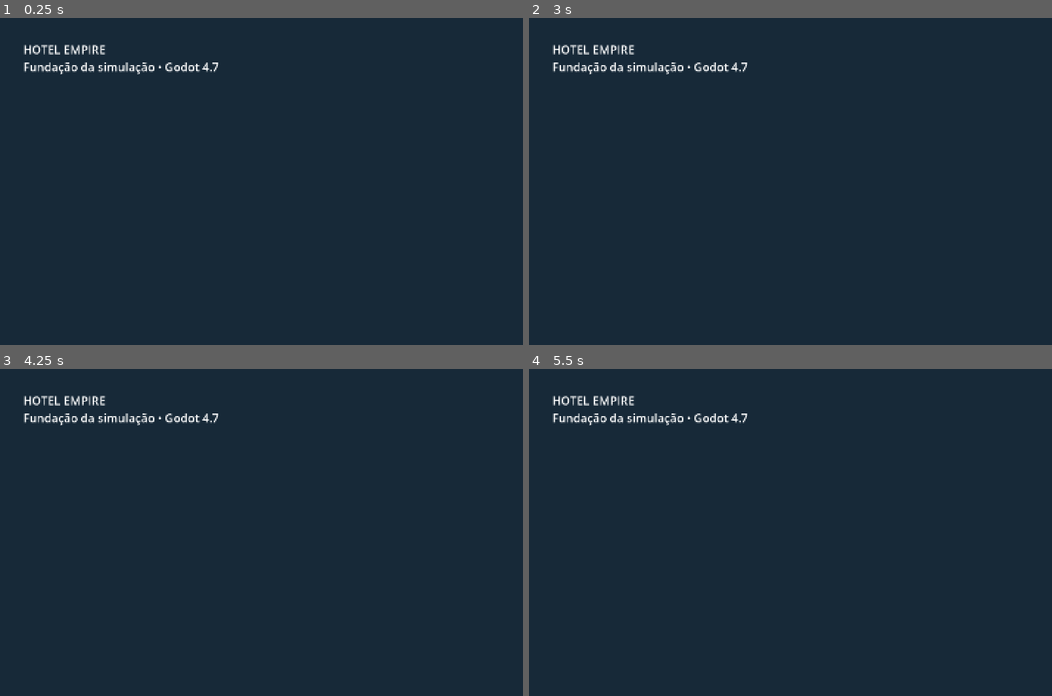
Above: before the commit, frames 1-4 (two rows, left to right).
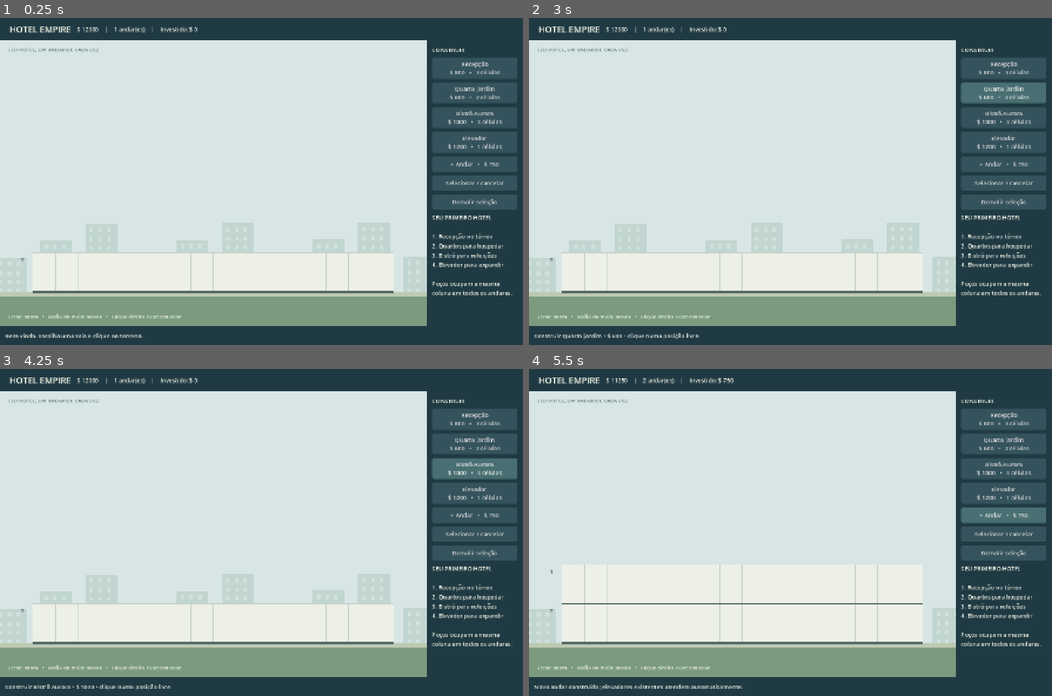
Above: after the commit, the same moments.

Repository: GHPXD/Hotel-Empire
Game: Godot game, scene res://core/game/main.tscn
The game is run twice, just before and just after one commit, with the same random seed, the same clock (stepped at 60 frames per second) and the same inputs.
Inputs (mouse positions are in pixels of both pictures, inside the frame that each line leads up to):
- Up to frame 1 (0.25 s): no input
- Up to frame 2 (3 s): click (1004, 181) at 0.5 s, where only the run after the commit has a clickable "Selecionar / cancelar"; click (1004, 201) at 1.25 s, where only the run after the commit has a clickable "Demolir seleção"; click (1004, 67) at 2 s, where only the run after the commit has a clickable "Recepção $ 800 • 3 células"; click (1004, 93) at 2.75 s, where only the run after the commit has a clickable "Quarto jardim $ 600 • 2 célul…"
- Up to frame 3 (4.25 s): click (475, 467) at 3.5 s, where only the run after the commit has a clickable "Bistrô Aurora $ 1000 • 3 célu…"
- Up to frame 4 (5.5 s): click (1004, 493) at 4.25 s, where only the run after the commit has a clickable "Elevador $ 1200 • 1 células"; click (1004, 516) at 5 s, where only the run after the commit has a clickable "+ Andar • $ 750"

The runs differ from the first frame. In frame 1, 79% of the frame differs, in the area x 0-99%, y 2-99%; in frame 2, 79%; in frame 3, 79%; in frame 4, 80%.

Commit message:
feat: add validated hotel construction and interactive viewport

Diff:
--- a/core/game/main.gd
+++ b/core/game/main.gd
@@ -1,8 +1,67 @@
 extends Node
 
+var economy := HotelEconomy.new()
+var hotel := HotelModel.new(economy)
+var view: HotelView
+var hud: HotelHUD
+var selection: int = -1
+
 func _ready() -> void:
-	var label := Label.new()
-	label.text = "HOTEL EMPIRE\nFundação da simulação • Godot 4.7"
-	label.position = Vector2(64, 64)
-	label.add_theme_font_size_override("font_size", 32)
-	add_child(label)
+	hud = HotelHUD.new()
+	add_child(hud)
+	view = HotelView.new()
+	view.hotel = hotel
+	hud.world_slot.add_child(view)
+	view.set_anchors_and_offsets_preset(Control.PRESET_FULL_RECT)
+	view.cell_clicked.connect(_on_cell_clicked)
+	view.cancelled.connect(_cancel)
+	hud.build_requested.connect(_on_build_requested)
+	hud.floor_requested.connect(_add_floor)
+	hud.cancel_requested.connect(_cancel)
+	hud.demolish_requested.connect(_demolish)
+	hotel.changed.connect(_refresh)
+	_refresh()
+
+func _unhandled_input(event: InputEvent) -> void:
+	if event.is_action_pressed("ui_cancel"):
+		_cancel()
+
+func _on_build_requested(definition: RoomDefinition) -> void:
+	view.blueprint = definition
+	hud.message.text = "Construir %s • $ %d • clique numa posição livre." % [definition.display_name, definition.build_cost]
+	view.queue_redraw()
+
+func _on_cell_clicked(column: int, floor_index: int) -> void:
+	if view.blueprint != null:
+		var error := hotel.build_error(view.blueprint, column, floor_index)
+		if not error.is_empty():
+			hud.message.text = error
+			return
+		var room := hotel.build(view.blueprint, column, floor_index)
+		selection = room.id
+		hud.message.text = "%s construído. Continue construindo ou pressione Esc." % room.definition().display_name
+	else:
+		var room := hotel.room_at(column, floor_index)
+		selection = -1 if room == null else room.id
+	_refresh()
+
+func _add_floor() -> void:
+	var error := hotel.add_floor()
+	hud.message.text = "Novo andar construído; elevadores existentes atendem automaticamente." if error.is_empty() else error
+
+func _demolish() -> void:
+	var error := hotel.demolish(selection)
+	hud.message.text = "Sala demolida. Não há reembolso." if error.is_empty() else error
+	if error.is_empty():
+		selection = -1
+	_refresh()
+
+func _cancel() -> void:
+	view.blueprint = null
+	hud.message.text = "Modo de seleção. Clique numa sala para inspecionar."
+	view.queue_redraw()
+
+func _refresh() -> void:
+	view.selected = selection
+	view.queue_redraw()
+	hud.refresh(hotel, hotel.by_id(selection))
--- /dev/null
+++ b/hotel/construction/hotel_view.gd
@@ -0,0 +1,128 @@
+class_name HotelView
+extends Control
+## Original procedural placeholders. This view never changes simulation data.
+
+signal cell_clicked(column: int, floor_index: int)
+signal cancelled
+
+const CELL: float = 62.0
+const FLOOR_HEIGHT: float = 108.0
+var hotel: HotelModel
+var selected: int = -1
+var blueprint: RoomDefinition
+var zoom_factor: float = 1.0
+var pan: Vector2 = Vector2.ZERO
+var pointer: Vector2 = Vector2(-1000, -1000)
+var drag: bool = false
+var hovered_cell := Vector2i(-1, -1)
+
+func origin() -> Vector2:
+	return Vector2((size.x - HotelModel.COLUMNS * CELL * zoom_factor) / 2.0, size.y - 95) + pan
+
+func world_to_screen(point: Vector2) -> Vector2:
+	return origin() + point * zoom_factor
+
+func cell_at(point: Vector2) -> Vector2i:
+	var local: Vector2 = (point - origin()) / zoom_factor
+	return Vector2i(floori(local.x / CELL), floori(-local.y / FLOOR_HEIGHT))
+
+func room_rect(column: int, floor_index: int, width: int = 1) -> Rect2:
+	return Rect2(world_to_screen(Vector2(column * CELL, -(floor_index + 1) * FLOOR_HEIGHT)), Vector2(width * CELL, FLOOR_HEIGHT) * zoom_factor)
+
+func _ready() -> void:
+	clip_contents = true
+	mouse_filter = Control.MOUSE_FILTER_STOP
+	resized.connect(queue_redraw)
+
+func _gui_input(event: InputEvent) -> void:
+	if event is InputEventMouseMotion:
+		pointer = event.position
+		if drag:
+			pan += event.relative
+		hovered_cell = cell_at(pointer)
+		queue_redraw()
+	if event is InputEventMouseButton:
+		pointer = event.position
+		if event.button_index == MOUSE_BUTTON_MIDDLE:
+			drag = event.pressed
+		if not event.pressed:
+			return
+		if event.button_index == MOUSE_BUTTON_LEFT:
+			var cell := cell_at(pointer)
+			cell_clicked.emit(cell.x, cell.y)
+		elif event.button_index == MOUSE_BUTTON_RIGHT:
+			cancelled.emit()
+		elif event.button_index in [MOUSE_BUTTON_WHEEL_UP, MOUSE_BUTTON_WHEEL_DOWN]:
+			var previous: Vector2 = (pointer - origin()) / zoom_factor
+			zoom_factor = clampf(zoom_factor * (1.1 if event.button_index == MOUSE_BUTTON_WHEEL_UP else 1.0 / 1.1), 0.35, 1.8)
+			pan += pointer - world_to_screen(previous)
+			queue_redraw()
+
+func _draw() -> void:
+	draw_rect(Rect2(Vector2.ZERO, size), Color("d7e6e4"))
+	_draw_skyline()
+	if hotel == null:
+		return
+	var ground: Vector2 = origin()
+	draw_rect(Rect2(Vector2(0, ground.y + 8), Vector2(size.x, maxf(0, size.y - ground.y))), Color("7b9a7e"))
+	draw_line(Vector2(0, ground.y + 6), Vector2(size.x, ground.y + 6), Color("bdc9b2"), 12)
+	for level in hotel.floors:
+		var floor_rect := room_rect(0, level, HotelModel.COLUMNS)
+		draw_rect(floor_rect, Color("edf0e7"))
+		for column in HotelModel.COLUMNS:
+			draw_rect(room_rect(column, level), Color("c7d3cc"), false, 1)
+		draw_line(floor_rect.end, Vector2(floor_rect.position.x, floor_rect.end.y), Color("576b68"), 5 * zoom_factor)
+		_text(floor_rect.position + Vector2(-35, 25), "T" if level == 0 else str(level), Color("455d5c"), 16)
+	for room in hotel.rooms:
+		_draw_room(room)
+	if blueprint != null:
+		var cell := cell_at(pointer)
+		var valid: bool = hotel.build_error(blueprint, cell.x, cell.y).is_empty()
+		var preview := room_rect(cell.x, cell.y, blueprint.width)
+		var tint := Color(0.1, 0.65, 0.36, 0.45) if valid else Color(0.9, 0.22, 0.2, 0.5)
+		draw_rect(preview, tint)
+		draw_rect(preview, tint.lightened(0.2), false, 3)
+		_text(preview.position + Vector2(8, 22), "+" if valid else "×", Color.WHITE, 20)
+	_text(Vector2(22, 30), "SEU HOTEL, UM ANDAR DE CADA VEZ", Color("55716e"), 14)
+	_text(Vector2(22, size.y - 22), "Scroll: zoom   •   Botão do meio: mover   •   Clique direito / Esc: cancelar", Color("f1f5e9"), 14)
+
+func _draw_skyline() -> void:
+	for index in 12:
+		var height: float = 100.0 + float((index * 47) % 140)
+		var rectangle := Rect2(index * 125.0 - 15.0, size.y - height - 90, 88, height)
+		draw_rect(rectangle, Color("c1d5d1"))
+		for row in int(height / 25):
+			for col in 3:
+				draw_rect(Rect2(rectangle.position + Vector2(12 + col * 24, 12 + row * 25), Vector2(10, 12)), Color("d1e0d9"))
+
+func _draw_room(room: RoomState) -> void:
+	var definition := room.definition()
+	var rectangle := room_rect(room.column, room.floor_index, definition.width).grow(-3 * zoom_factor)
+	if definition.category == &"transport":
+		rectangle = room_rect(room.column, hotel.floors - 1, 1)
+		rectangle.size.y = hotel.floors * FLOOR_HEIGHT * zoom_factor
+		draw_rect(rectangle.grow(-3), Color("788691"))
+		for level in hotel.floors:
+			var door := room_rect(room.column, level).grow(-12 * zoom_factor)
+			draw_rect(door, Color("aebdc5"))
+			draw_line(door.get_center() - Vector2(0, door.size.y / 2), door.get_center() + Vector2(0, door.size.y / 2), Color("566773"), 2)
+	else:
+		draw_rect(rectangle, definition.color.lightened(0.35))
+		draw_rect(Rect2(rectangle.position, Vector2(rectangle.size.x, 26 * zoom_factor)), definition.color.darkened(0.25))
+		var base: Vector2 = rectangle.position + Vector2(14, 48) * zoom_factor
+		if definition.category == &"lodging":
+			draw_rect(Rect2(base, Vector2(65, 32) * zoom_factor), Color("fff7de"))
+			draw_rect(Rect2(base + Vector2(20, 0) * zoom_factor, Vector2(45, 32) * zoom_factor), definition.color)
+		elif definition.category == &"reception":
+			draw_rect(Rect2(base + Vector2(5, 10) * zoom_factor, Vector2(115, 25) * zoom_factor), Color("566c59"))
+			draw_circle(base + Vector2(55, 0) * zoom_factor, 9 * zoom_factor, Color("eed5b3"))
+		else:
+			for i in 3:
+				draw_circle(base + Vector2(22 + i * 48, 15) * zoom_factor, 15 * zoom_factor, Color("f8e6bc"))
+		if zoom_factor >= 0.65:
+			_text(rectangle.position + Vector2(7, 19) * zoom_factor, definition.display_name, Color.WHITE, int(13 * zoom_factor))
+	if room.id == selected:
+		draw_rect(rectangle, Color("f9cd69"), false, 4)
+
+func _text(at: Vector2, value: String, color: Color, font_size: int) -> void:
+	draw_string(ThemeDB.fallback_font, at, value, HORIZONTAL_ALIGNMENT_LEFT, -1, font_size, color)
--- /dev/null
+++ b/hotel/hotel/hotel_model.gd
@@ -0,0 +1,86 @@
+class_name HotelModel
+extends RefCounted
+
+signal changed
+
+const COLUMNS: int = 16
+const MAX_FLOORS: int = 40
+const FLOOR_COST: int = 750
+var floors: int = 1
+var next_room_id: int = 1
+var rooms: Array[RoomState] = []
+var economy: HotelEconomy
+
+func _init(wallet: HotelEconomy) -> void:
+	economy = wallet
+
+func room_at(column: int, floor_index: int) -> RoomState:
+	for room in rooms:
+		var definition := room.definition()
+		var same_floor: bool = room.floor_index == floor_index or definition.category == &"transport"
+		if same_floor and column >= room.column and column < room.column + definition.width:
+			return room
+	return null
+
+func by_id(room_id: int) -> RoomState:
+	for room in rooms:
+		if room.id == room_id:
+			return room
+	return null
+
+func build_error(definition: RoomDefinition, column: int, floor_index: int) -> String:
+	if definition == null:
+		return "Selecione uma construção."
+	if floor_index < 0 or floor_index >= floors:
+		return "Construa o andar primeiro."
+	if column < 0 or column + definition.width > COLUMNS:
+		return "Fora do terreno."
+	if definition.category == &"reception" and floor_index != 0:
+		return "A recepção precisa ficar no térreo."
+	if definition.category == &"transport":
+		for level in floors:
+			if room_at(column, level) != null:
+				return "O poço precisa estar livre em todos os andares."
+	else:
+		for cell in range(column, column + definition.width):
+			if room_at(cell, floor_index) != null:
+				return "Espaço ocupado."
+	if economy.cash < definition.build_cost:
+		return "Caixa insuficiente."
+	return ""
+
+func build(definition: RoomDefinition, column: int, floor_index: int, time: float = 0.0) -> RoomState:
+	if not build_error(definition, column, floor_index).is_empty():
+		return null
+	if not economy.purchase(definition.build_cost, "Construção: " + definition.display_name, time):
+		return null
+	var room := RoomState.new()
+	room.id = next_room_id
+	next_room_id += 1
+	room.definition_id = definition.id
+	room.column = column
+	room.floor_index = 0 if definition.category == &"transport" else floor_index
+	room.queue.capacity = definition.queue_capacity
+	rooms.append(room)
+	changed.emit()
+	return room
+
+func add_floor(time: float = 0.0) -> String:
+	if floors >= MAX_FLOORS:
+		return "Limite de 40 andares atingido."
+	if not economy.purchase(FLOOR_COST, "Novo andar", time):
+		return "Caixa insuficiente para o andar."
+	floors += 1
+	changed.emit()
+	return ""
+
+func demolish(room_id: int) -> String:
+	var room := by_id(room_id)
+	if room == null:
+		return "Selecione uma sala."
+	if room.busy():
+		return "Sala em uso. Aguarde a liberação."
+	# Vertical transport removal will be gated by the simulation while operating.
+	rooms.erase(room)
+	changed.emit()
+	return ""
--- /dev/null
+++ b/hotel/rooms/room_state.gd
@@ -0,0 +1,22 @@
+class_name RoomState
+extends RefCounted
+
+var id: int
+var definition_id: StringName
+var column: int
+var floor_index: int
+var occupant: int = -1
+var dirty: bool = false
+var cleaning_by: int = -1
+var users: Array[int] = []
+var queue := ServiceQueue.new()
+var income: int = 0
+
+func definition() -> RoomDefinition:
+	return HotelCatalog.room(definition_id)
+
+func center() -> float:
+	return float(column) + float(definition().width) / 2.0
+
+func busy() -> bool:
+	return occupant >= 0 or cleaning_by >= 0 or not users.is_empty() or not queue.members.is_empty()
--- /dev/null
+++ b/tests/construction_test.gd
@@ -0,0 +1,37 @@
+extends SceneTree
+
+var failures: int = 0
+
+func _initialize() -> void:
+	var wallet := HotelEconomy.new()
+	var hotel := HotelModel.new(wallet)
+	var reception := HotelCatalog.room(&"reception")
+	var bedroom := HotelCatalog.room(&"bedroom")
+	var elevator := HotelCatalog.room(&"elevator")
+	check(hotel.build(reception, 0, 0) != null, "ground floor reception")
+	check(hotel.build(bedroom, 2, 0) == null, "overlap rejected")
+	check(hotel.build(bedroom, -1, 0) == null, "negative column rejected")
+	check(hotel.build(bedroom, 15, 0) == null, "right boundary rejected")
+	check(hotel.build(bedroom, 4, 1) == null, "floating room rejected")
+	check(hotel.add_floor().is_empty(), "floor purchase")
+	check(hotel.build(reception, 4, 1) == null, "upstairs reception rejected")
+	check(hotel.build(bedroom, 5, 1) != null, "upstairs bedroom")
+	check(hotel.build(elevator, 5, 0) == null, "shaft collision upstairs")
+	var shaft := hotel.build(elevator, 15, 1)
+	check(shaft != null and hotel.room_at(15, 0) == shaft, "shaft spans all floors")
+	check(hotel.add_floor().is_empty() and hotel.room_at(15, 2) == shaft, "shaft extends on expansion")
+	var before: int = wallet.cash
+	check(hotel.demolish(shaft.id).is_empty() and wallet.cash == before, "demolition no refund")
+	wallet.cash = 0
+	check(hotel.build(bedroom, 8, 0) == null, "insufficient cash")
+	check(not hotel.add_floor().is_empty() and hotel.floors == 3, "floor requires cash")
+	var occupied := hotel.rooms[0]
+	occupied.occupant = 23
+	check(not hotel.demolish(occupied.id).is_empty(), "busy demolition rejected")
+	print(JSON.stringify({"suite": "construction", "checks": 15, "failures": failures}))
+	quit(1 if failures else 0)
+
+func check(condition: bool, message: String) -> void:
+	if not condition:
+		failures += 1
+		push_error(message)
--- /dev/null
+++ b/tests/ui_smoke.gd
@@ -0,0 +1,59 @@
+extends SceneTree
+## Run windowed: validates viewport input and captures our own rendered viewport.
+
+var failures: int = 0
+
+func _initialize() -> void:
+	call_deferred("run")
+
+func run() -> void:
+	var game: Node = load("res://core/game/main.tscn").instantiate()
+	root.add_child(game)
+	current_scene = game
+	for frame in 5:
+		await process_frame
+	var buttons: Array[Node] = game.hud.find_children("*", "Button", true, false)
+	await click(buttons[0].get_global_rect().get_center())
+	check(game.view.blueprint != null, "build button via input")
+	var cell: Vector2 = game.view.room_rect(0, 0).get_center() + game.view.global_position
+	await click(cell)
+	check(game.hotel.rooms.size() == 1, "construction via viewport input")
+	await click(cell)
+	check(game.hotel.rooms.size() == 1, "overlap rejected through UI")
+	await click(buttons[4].get_global_rect().get_center())
+	check(game.hotel.floors == 2, "floor button via input")
+	await click(buttons[1].get_global_rect().get_center())
+	await click(game.view.room_rect(3, 1).get_center() + game.view.global_position)
+	await click(buttons[2].get_global_rect().get_center())
+	await click(game.view.room_rect(5, 0).get_center() + game.view.global_position)
+	await click(buttons[3].get_global_rect().get_center())
+	await click(game.view.room_rect(12, 0).get_center() + game.view.global_position)
+	check(game.hotel.rooms.size() == 4, "four room types built")
+	await click(buttons[5].get_global_rect().get_center())
+	check(game.view.blueprint == null, "cancel construction")
+	await RenderingServer.frame_post_draw
+	var path: String = "res://.runtime/construction-ui.png"
+	root.get_texture().get_image().save_png(path)
+	print(JSON.stringify({"suite": "ui_smoke", "failures": failures, "capture": path}))
+	game.queue_free()
+	await process_frame
+	quit(1 if failures else 0)
+
+func click(point: Vector2) -> void:
+	var motion := InputEventMouseMotion.new()
+	motion.position = point
+	root.push_input(motion, true)
+	await process_frame
+	for pressed in [true, false]:
+		var event := InputEventMouseButton.new()
+		event.position = point
+		event.button_index = MOUSE_BUTTON_LEFT
+		event.pressed = pressed
+		root.push_input(event, true)
+		await process_frame
+	await process_frame
+
+func check(condition: bool, message: String) -> void:
+	if not condition:
+		failures += 1
+		push_error(message)
--- /dev/null
+++ b/ui/hud/hotel_hud.gd
@@ -0,0 +1,111 @@
+class_name HotelHUD
+extends Control
+
+signal build_requested(definition: RoomDefinition)
+signal floor_requested
+signal demolish_requested
+signal cancel_requested
+
+var stats: Label
+var message: Label
+var inspector: Label
+var world_slot: Control
+
+func _ready() -> void:
+	set_anchors_and_offsets_preset(Control.PRESET_FULL_RECT)
+	_build_theme()
+	var layout := VBoxContainer.new()
+	layout.set_anchors_and_offsets_preset(Control.PRESET_FULL_RECT)
+	layout.add_theme_constant_override("separation", 0)
+	add_child(layout)
+	var header := PanelContainer.new()
+	layout.add_child(header)
+	var header_row := HBoxContainer.new()
+	header.add_child(header_row)
+	var title := Label.new()
+	title.text = "  HOTEL EMPIRE  "
+	title.add_theme_font_size_override("font_size", 24)
+	header_row.add_child(title)
+	stats = Label.new()
+	stats.size_flags_horizontal = Control.SIZE_EXPAND_FILL
+	header_row.add_child(stats)
+	var content := HBoxContainer.new()
+	content.size_flags_vertical = Control.SIZE_EXPAND_FILL
+	content.add_theme_constant_override("separation", 0)
+	layout.add_child(content)
+	world_slot = Control.new()
+	world_slot.size_flags_horizontal = Control.SIZE_EXPAND_FILL
+	world_slot.size_flags_vertical = Control.SIZE_EXPAND_FILL
+	content.add_child(world_slot)
+	var sidebar := PanelContainer.new()
+	sidebar.custom_minimum_size.x = 265
+	content.add_child(sidebar)
+	var scroll := ScrollContainer.new()
+	scroll.horizontal_scroll_mode = ScrollContainer.SCROLL_MODE_DISABLED
+	sidebar.add_child(scroll)
+	var tools := VBoxContainer.new()
+	tools.size_flags_horizontal = Control.SIZE_EXPAND_FILL
+	tools.add_theme_constant_override("separation", 10)
+	scroll.add_child(tools)
+	var build_title := Label.new()
+	build_title.text = "CONSTRUIR"
+	tools.add_child(build_title)
+	for definition in HotelCatalog.ROOMS:
+		var button := Button.new()
+		button.text = "%s\n$ %d   •   %d células" % [definition.display_name, definition.build_cost, definition.width]
+		button.tooltip_text = "Manutenção: $ %d/dia • Capacidade: %d\nDisponível desde o início" % [definition.maintenance, definition.capacity]
+		button.custom_minimum_size.y = 58
+		button.pressed.connect(func() -> void: build_requested.emit(definition))
+		tools.add_child(button)
+	_button(tools, "+ Andar   •   $ 750", func() -> void: floor_requested.emit())
+	_button(tools, "Selecionar / cancelar", func() -> void: cancel_requested.emit())
+	_button(tools, "Demolir seleção", func() -> void: demolish_requested.emit())
+	inspector = Label.new()
+	inspector.autowrap_mode = TextServer.AUTOWRAP_WORD_SMART
+	inspector.text = "Construa uma recepção no térreo para começar."
+	inspector.custom_minimum_size.x = 235
+	tools.add_child(inspector)
+	var footer := PanelContainer.new()
+	layout.add_child(footer)
+	message = Label.new()
+	message.autowrap_mode = TextServer.AUTOWRAP_WORD_SMART
+	message.text = "Bem-vindo. Escolha uma sala e clique no terreno."
+	footer.add_child(message)
+
+func refresh(hotel: HotelModel, selected: RoomState) -> void:
+	stats.text = "$ %s    |    %d andar(es)    |    Investido: $ %d" % [hotel.economy.cash, hotel.floors, hotel.economy.capital_spent]
+	if selected != null:
+		var definition := selected.definition()
+		inspector.text = "%s  #%d\n\nCapacidade: %d\nUsuários: %d\nFila: %d\nReceita: $ %d\nManutenção: $ %d/dia\n\nDemolição sem reembolso." % [definition.display_name, selected.id, definition.capacity, selected.users.size(), selected.queue.members.size(), selected.income, definition.maintenance]
+	else:
+		inspector.text = "SEU PRIMEIRO HOTEL\n\n1. Recepção no térreo\n2. Quartos para hospedar\n3. Bistrô para refeições\n4. Elevador para expandir\n\nPoços ocupam a mesma coluna em todos os andares."
+
+func _button(parent: Control, text: String, action: Callable) -> void:
+	var button := Button.new()
+	button.text = text
+	button.custom_minimum_size.y = 42
+	button.pressed.connect(action)
+	parent.add_child(button)
+
+func _build_theme() -> void:
+	theme = Theme.new()
+	theme.default_font_size = 16
+	var panel := StyleBoxFlat.new()
+	panel.bg_color = Color("203a43")
+	panel.content_margin_left = 14
+	panel.content_margin_right = 14
+	panel.content_margin_top = 14
+	panel.content_margin_bottom = 14
+	theme.set_stylebox("panel", "PanelContainer", panel)
+	for state in ["normal", "hover", "pressed", "focus"]:
+		var box := StyleBoxFlat.new()
+		box.bg_color = Color("35535c") if state == "normal" else Color("496f72")
+		box.set_corner_radius_all(7)
+		box.content_margin_left = 10
+		box.content_margin_right = 10
+		if state == "focus":
+			box.bg_color = Color.TRANSPARENT
+			box.border_color = Color("f7cf79")
+			box.set_border_width_all(2)
+		theme.set_stylebox(state, "Button", box)
+	theme.set_color("font_color", "Label", Color("eef1e5"))
Not shown, added: hotel/construction/hotel_view.gd.uid
Not shown, added: hotel/hotel/hotel_model.gd.uid
Not shown, added: hotel/rooms/room_state.gd.uid
Not shown, added: tests/construction_test.gd.uid
Not shown, added: ui/hud/hotel_hud.gd.uid
Not shown, changed: CHANGELOG.md
Not shown, changed: ROADMAP.md
Not shown, changed: docs/VALIDATION.md
